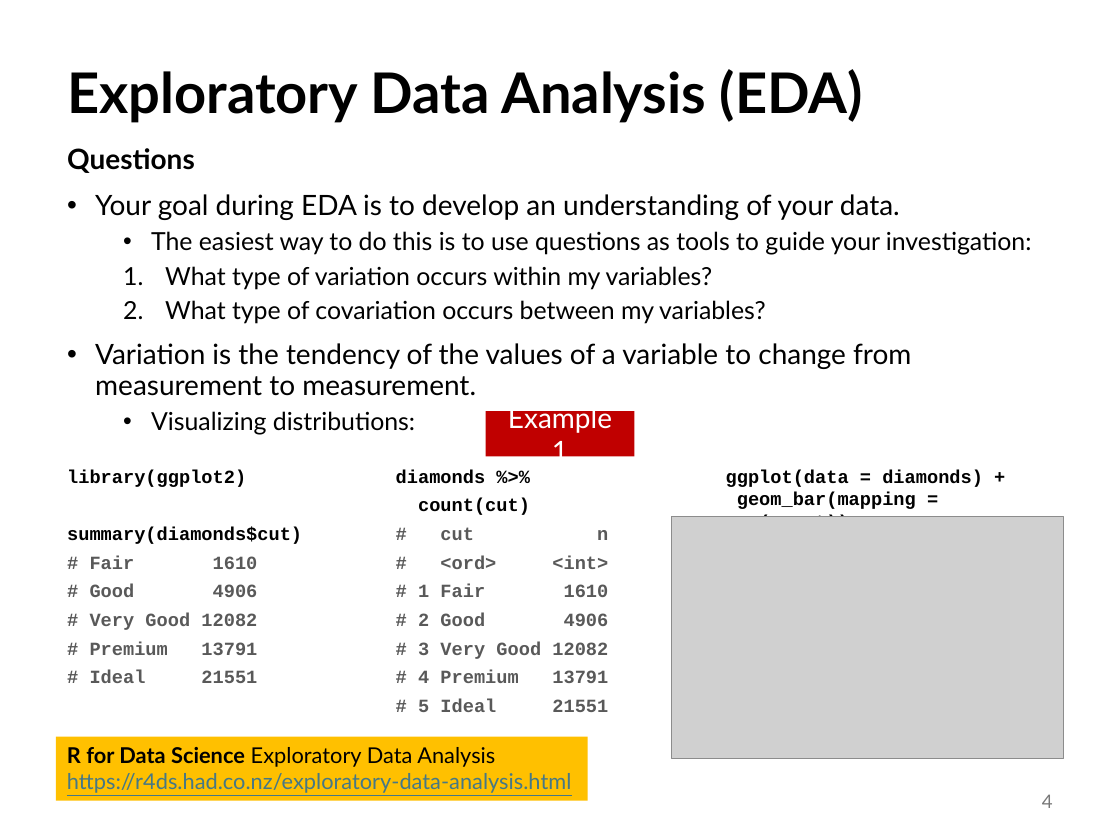
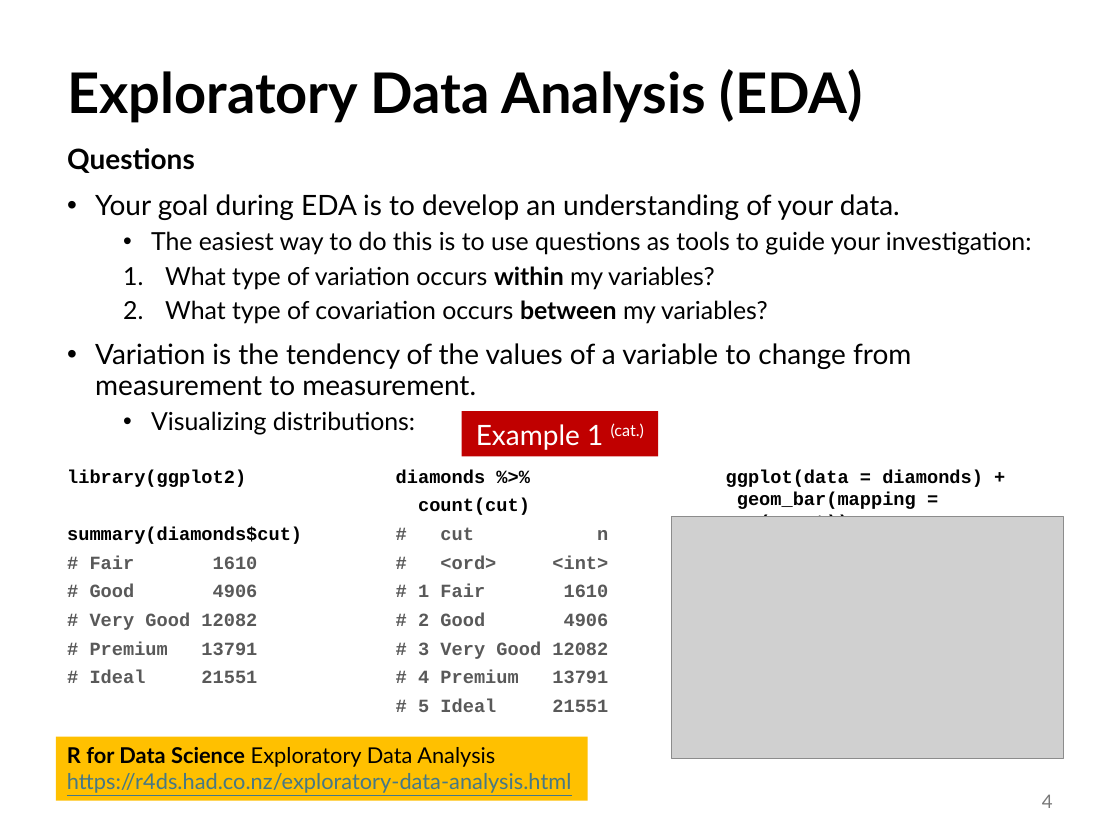
Before and after one commit to abuabara/abuabara.github.io, a slide deck: slide 4 of DAEN489S26/week12_slides.pptx. Drawn at 1120x840 pixels with LibreOffice and Linux fonts; fonts in the diff are those of the drawing; grey boxes stand for pictures. Boxes give left, top, right and bottom in pixels: in the first picture for what was removed or moved away, otherwise in the second. Text is boxed around its words. In the diff, an @@ line names an element or a change of style, - is before the commit and + after.

```diff
--- a/DAEN489S26/week12_slides.pptx
+++ b/DAEN489S26/week12_slides.pptx
@@ text at [165, 266, 768, 324]: bold on in "within", "between" @@
@@ rectangle "Example 1 (cat.)": place and size @@
-rectangle "Example 1 (cat.)" at [486, 411, 635, 456]
+rectangle "Example 1 (cat.)" at [461, 411, 657, 456]
@@ text in rectangle at [476, 423, 644, 450]: text changed @@
-Example 1
+Example 1 (cat.)
```
Also in this commit, not shown: 15 other slides changed, 7 slides added, 2 slides removed, 1 other file.
